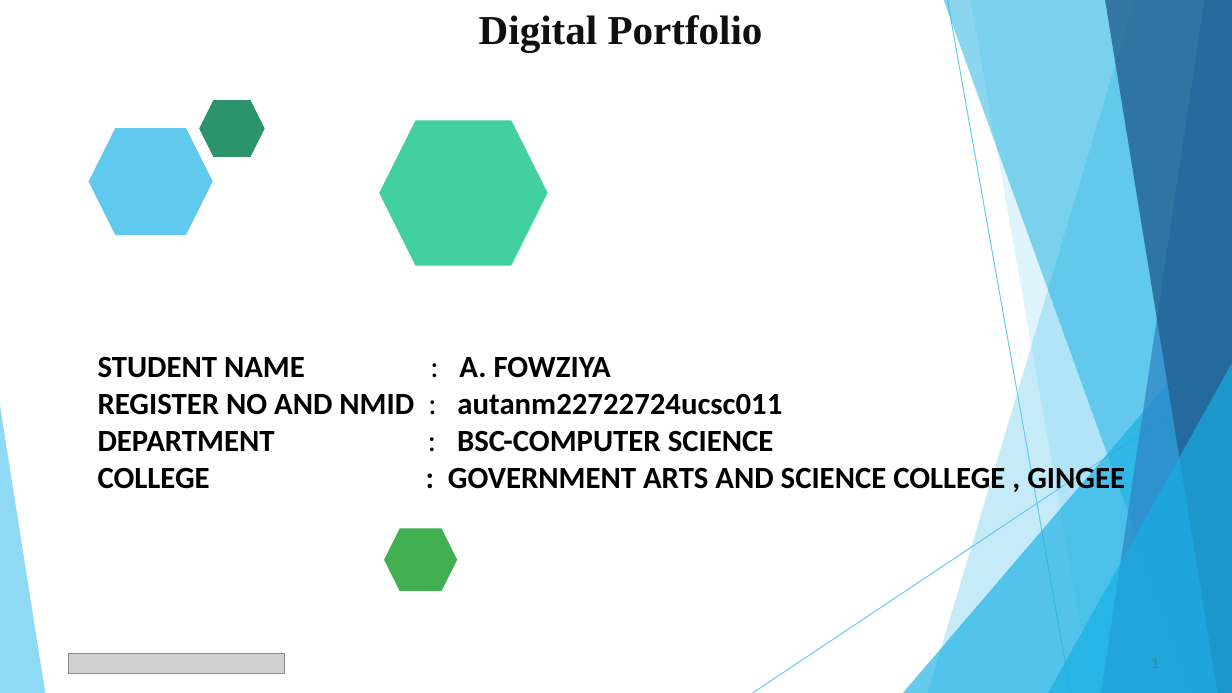
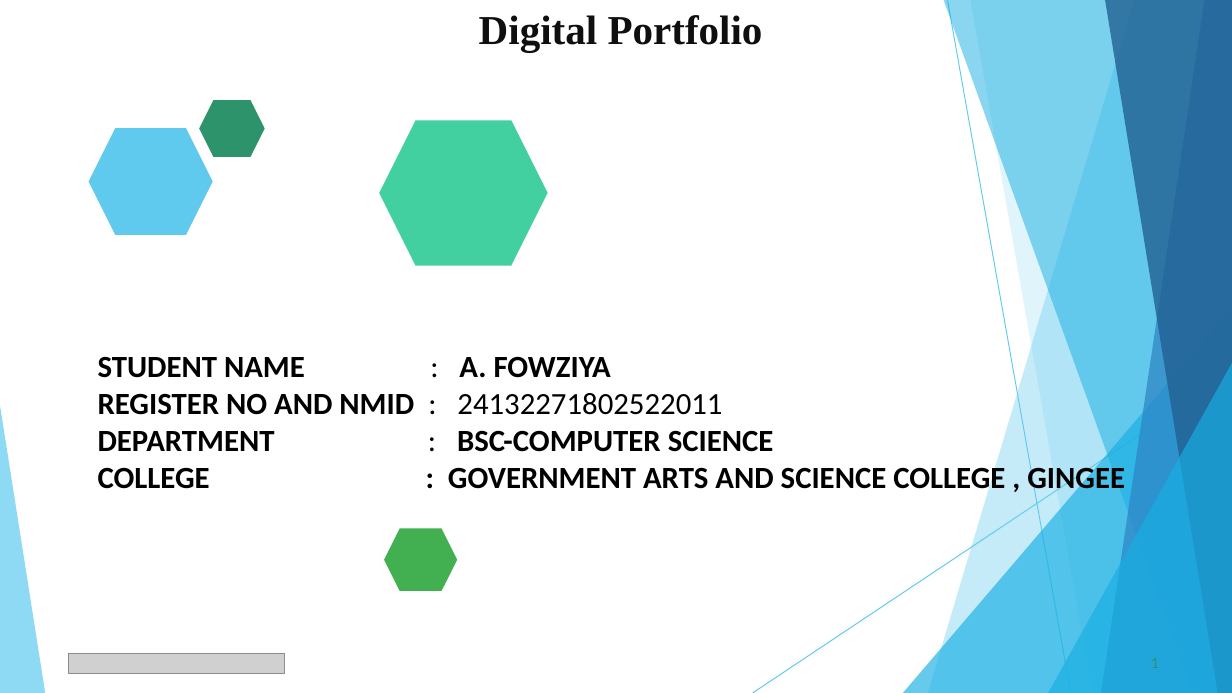
Before and after one commit to fowziya367-hash/QUIZ_PROJECT, a slide deck: slide 1 of QUIZE_PROJECT_PRESENTATION.pptx. Drawn at 1232x693 pixels with LibreOffice and Linux fonts; fonts in the diff are those of the drawing; grey boxes stand for pictures. Boxes give left, top, right and bottom in pixels: in the first picture for what was removed or moved away, otherwise in the second. Text is boxed around its words. In the diff, an @@ line names an element or a change of style, - is before the commit and + after.

```diff
--- a/QUIZE_PROJECT_PRESENTATION.pptx
+++ b/QUIZE_PROJECT_PRESENTATION.pptx
@@ text at (x1=98, y1=393, x2=722, y2=415): text changed; bold off @@
-REGISTER NO AND NMID : autanm22722724ucsc011
+REGISTER NO AND NMID : 24132271802522011
```
